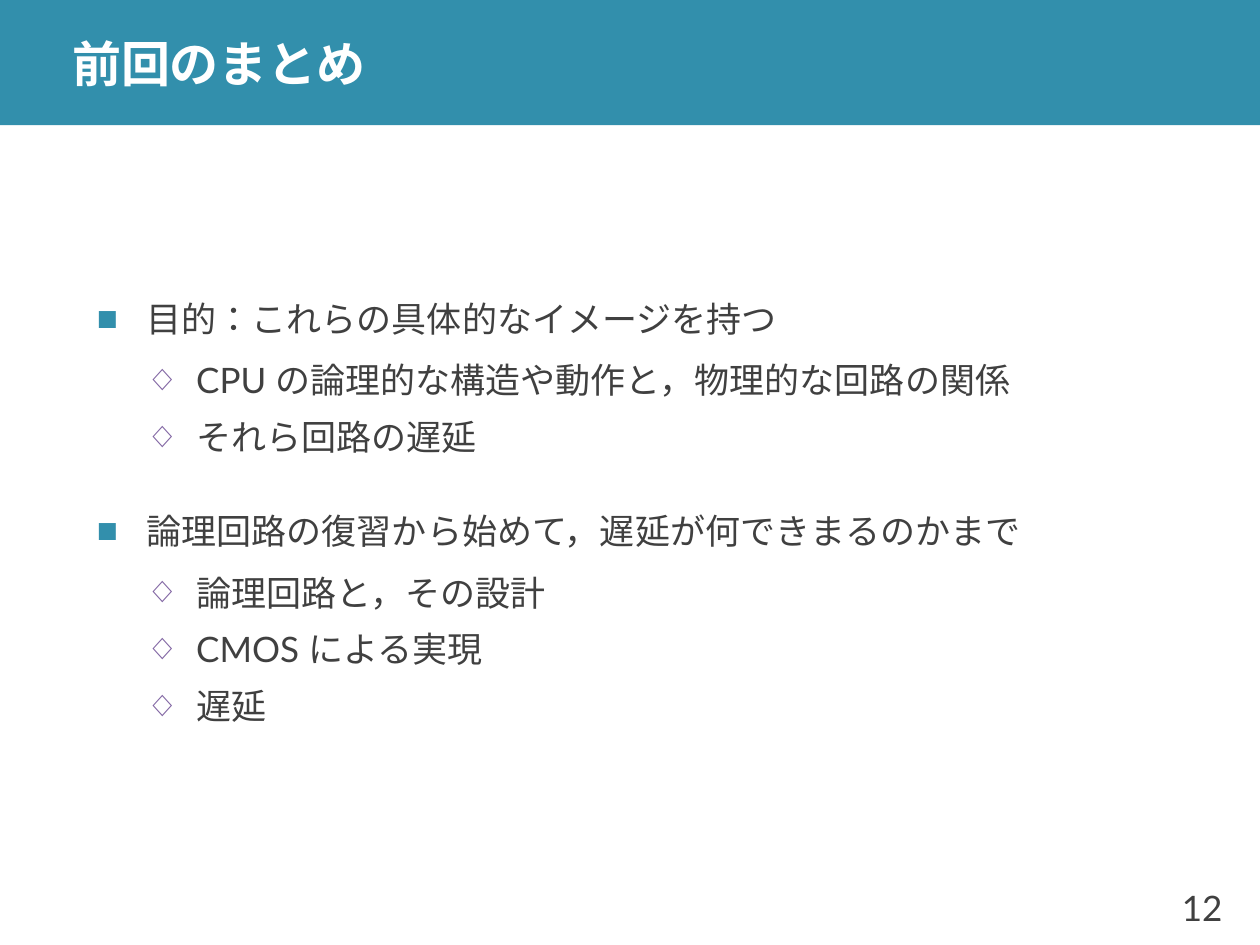
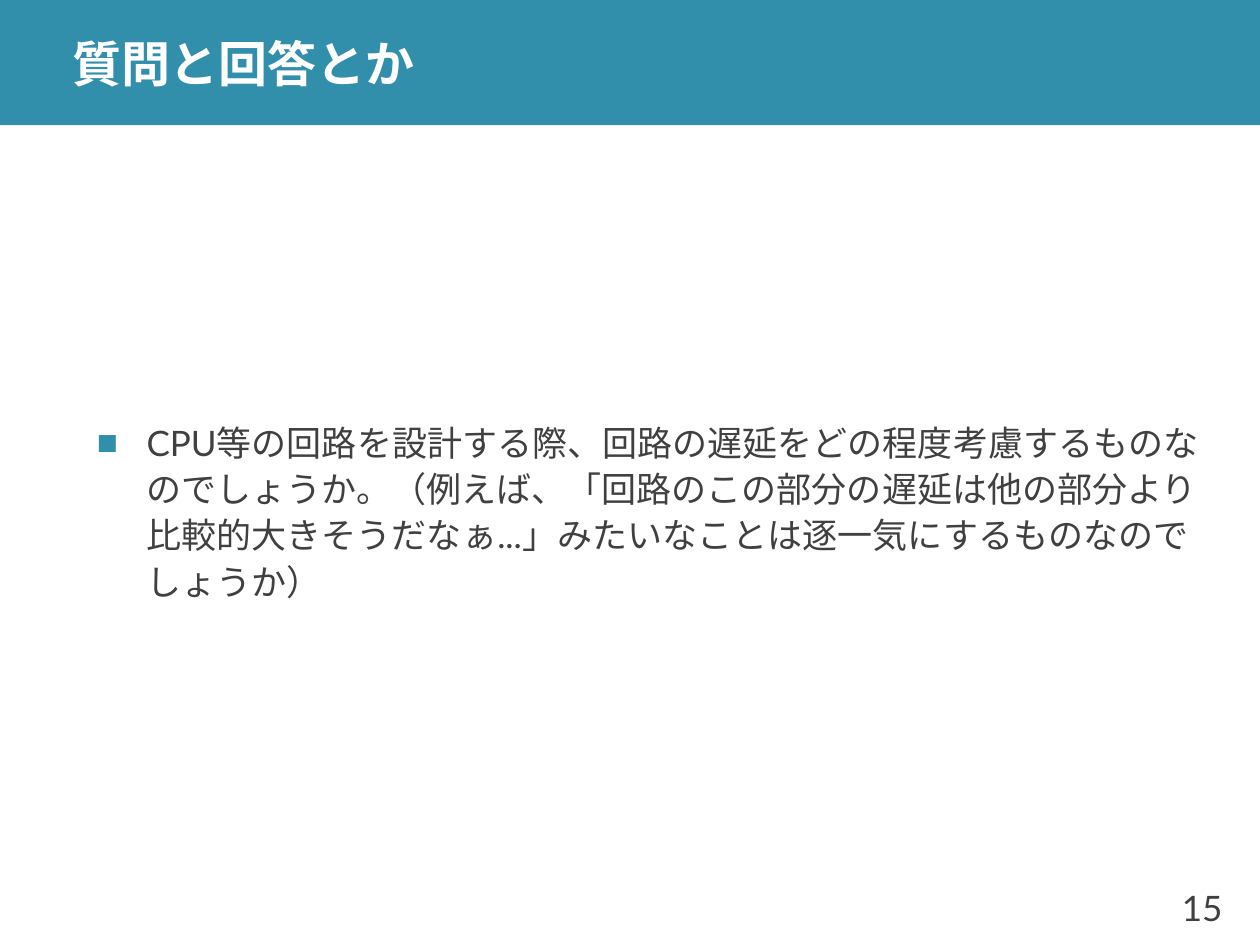
Before and after one commit to shioyadan/advanced-computer-organization, a slide deck: slide 15 of aco-shioya-03.pptx (slide 12 before the commit). Drawn at 1260x945 pixels with LibreOffice and Linux fonts; fonts in the diff are those of the drawing. Boxes give left, top, right and bottom in pixels: in the first picture for what was removed or moved away, otherwise in the second. Text is boxed around its words. In the diff, an @@ line names an element or a change of style, - is before the commit and + after.

```diff
--- a/aco-shioya-03.pptx
+++ b/aco-shioya-03.pptx
@@ title at (72, 40, 415, 87): text changed @@
-前回のまとめ
+質問と回答とか
@@ text at (147, 426, 1199, 598): text changed @@
-■ 目的：これらの具体的なイメージを持つ
-  ◇ CPU の論理的な構造や動作と，物理的な回路の関係
-  ◇ それら回路の遅延
-■ 論理回路の復習から始めて，遅延が何できまるのかまで
-  ◇ 論理回路と，その設計
-  ◇ CMOS による実現
-  ◇ 遅延
+■ CPU等の回路を設計する際、回路の遅延をどの程度考慮するものなのでしょうか。（例えば、「回路のこの部分の遅延は他の部分より比較的大きそうだなぁ...」みたいなことは逐一気にするものなのでしょうか）
@@ page number at (1182, 896, 1223, 922): text changed @@
-12
+15
```
Also in this commit, not shown: 14 other slides changed, 22 slides added, 1 slide removed, 1 other file.
